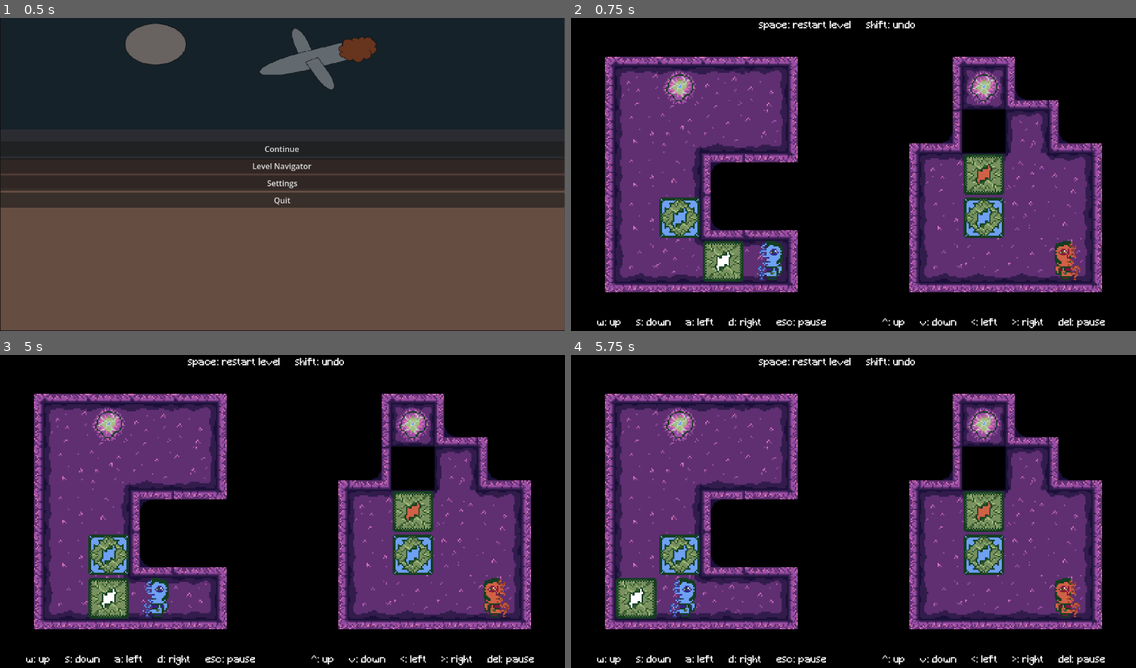
Above: before the commit, frames 1-4 (two rows, left to right).
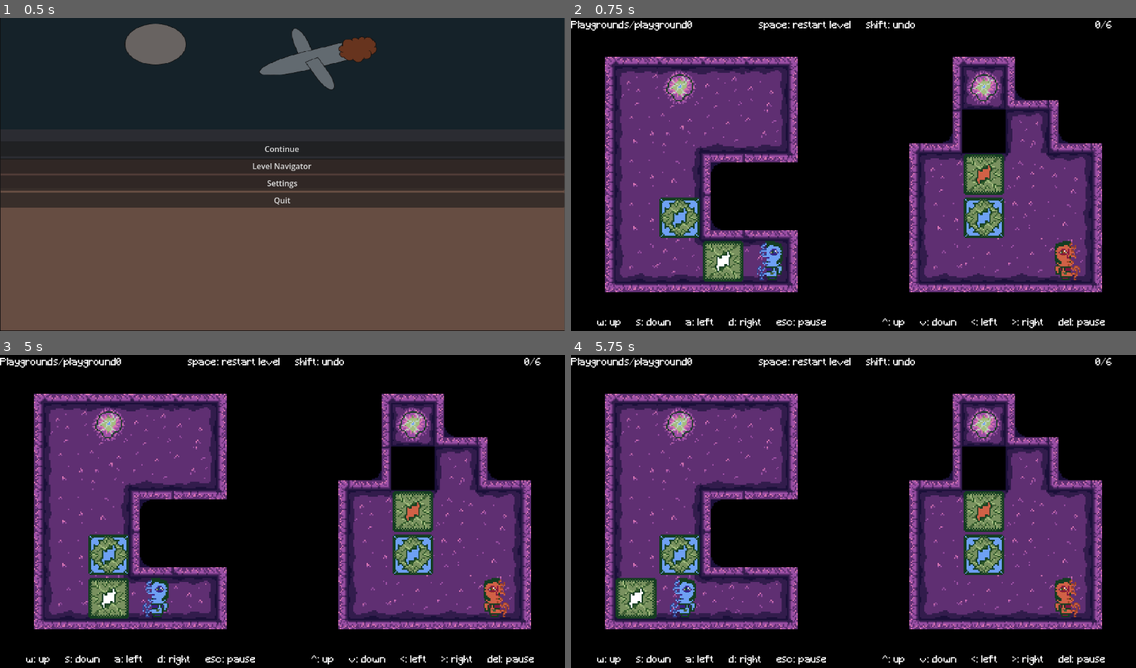
Above: after the commit, the same moments.

Repository: whitsettbe/kcol-f26-gamedevproj-cb
Game: Godot game, scene res://UI/scenes/main_menu.tscn
The game is run twice, just before and just after one commit, with the same random seed, the same clock (stepped at 60 frames per second) and the same inputs.
Inputs:
- Up to frame 1 (0.5 s): no input
- Up to frame 2 (0.75 s): click "Continue" at 0.5 s
- Up to frame 3 (5 s): tap Enter at 1.25 s; hold D (L_right) 1.28-2.03 s; tap Shift (undo) every 0.75 s from 1.35 to 4.35 s; tap Space (restart) every 0.75 s from 2 to 4.25 s; hold S (L_down) 2.03-2.78 s; hold D (L_right) 2.78-3.53 s; hold W (L_up) 3.53-4.28 s; hold A (L_left) from 4.28 s (still down)
- Up to frame 4 (5.75 s): keep holding A (L_left); tap Shift (undo) at 5.1 s

Frame 1 is identical in both runs. In frame 2, 0.4% of the frame differs, in the area x 0-96%, y 0-5%; in frame 3, 0.4%; in frame 4, 0.4%.

Commit message:
Add level info.

Diff:
--- /dev/null
+++ b/TornAsunder/UI/scenes/hud.gd
@@ -0,0 +1,12 @@
+extends CanvasLayer
+
+
+# Called when the node enters the scene tree for the first time.
+func _ready() -> void:
+	pass # Replace with function body.
+
+
+# Called every frame. 'delta' is the elapsed time since the previous frame.
+func _process(delta: float) -> void:
+	get_child(3).text = str(Globals.level_idx) + "/" + str(len(Globals.level_paths))
+	get_child(4).text = Globals.level_paths[Globals.level_idx].replace("res://levels/", "").replace(".tscn", "")
--- a/TornAsunder/UI/scenes/hud.tscn
+++ b/TornAsunder/UI/scenes/hud.tscn
@@ -1,8 +1,10 @@
 [gd_scene format=3 uid="uid://cttuaw2e0c78t"]
 
 [ext_resource type="FontFile" uid="uid://slu7qqljw5oa" path="res://Minecraft.ttf" id="1_ahhtf"]
+[ext_resource type="Script" uid="uid://cpt3mjkpgxjd0" path="res://UI/scenes/hud.gd" id="1_i3ppi"]
 
 [node name="HUD" type="CanvasLayer" unique_id=898248560]
+script = ExtResource("1_i3ppi")
 
 [node name="LeftInstructions" type="Label" parent="." unique_id=497296475]
 anchors_preset = -1
@@ -39,3 +41,22 @@
 text = "space: restart level     shift: undo"
 horizontal_alignment = 1
 vertical_alignment = 1
+
+[node name="CurrentLevelLabel" type="Label" parent="." unique_id=1204076893]
+offset_left = 1024.0
+offset_top = -16.0
+offset_right = 1152.0
+offset_bottom = 48.0
+theme_override_fonts/font = ExtResource("1_ahhtf")
+theme_override_font_sizes/font_size = 20
+horizontal_alignment = 1
+vertical_alignment = 1
+
+[node name="LevelName" type="Label" parent="." unique_id=1265279855]
+offset_top = -16.0
+offset_right = 128.0
+offset_bottom = 48.0
+theme_override_fonts/font = ExtResource("1_ahhtf")
+theme_override_font_sizes/font_size = 20
+horizontal_alignment = 1
+vertical_alignment = 1
Not shown, added: TornAsunder/UI/scenes/hud.gd.uid
